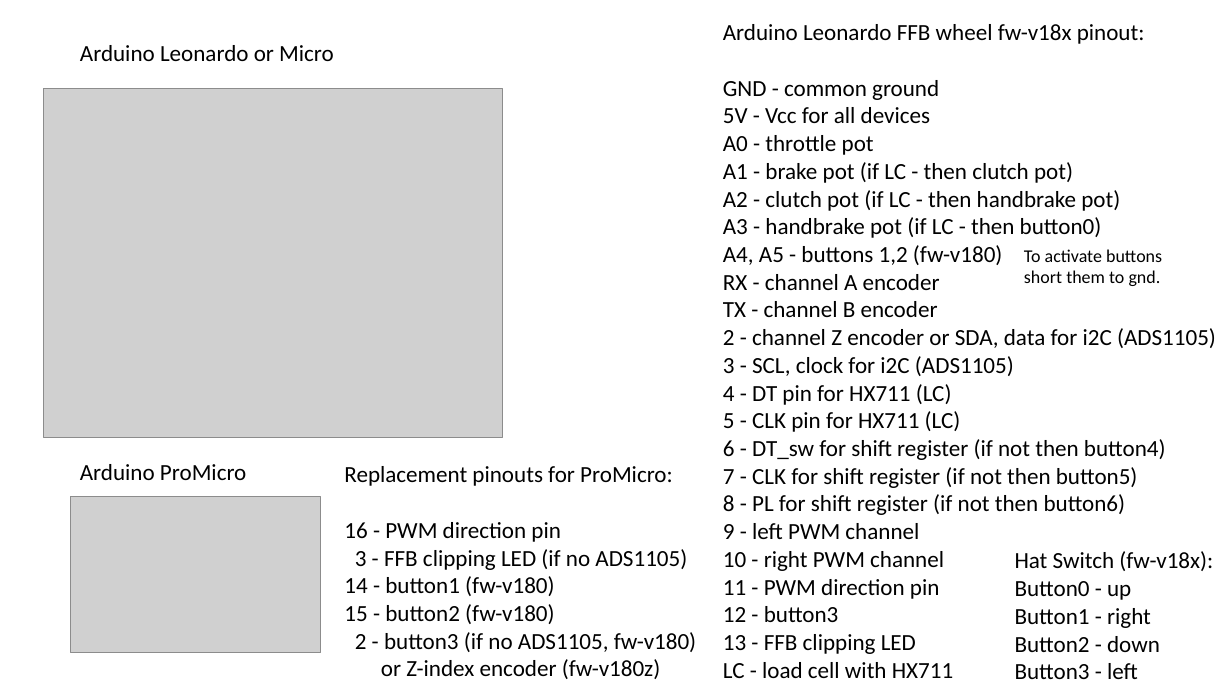
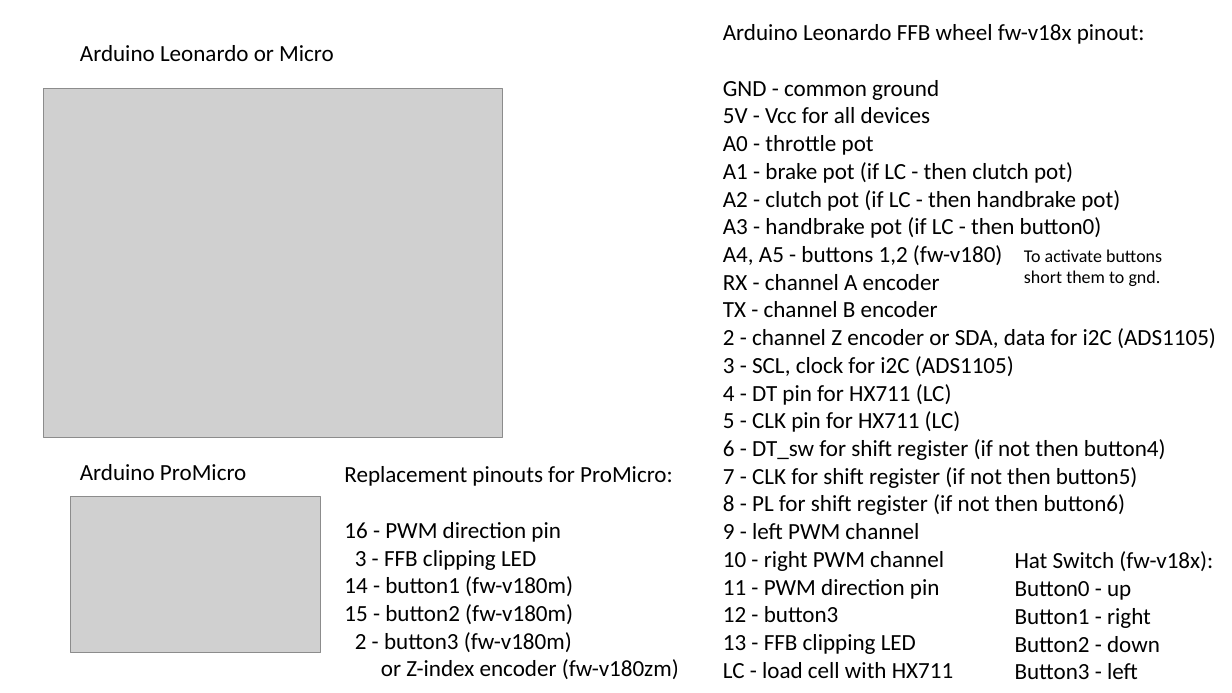
Before and after one commit to ranenbg/Arduino-FFB-wheel, a slide deck: slide 1 of brWheel_my/Firmware-v18x pinout.pptx. Drawn at 1232x693 pixels with LibreOffice and Linux fonts; fonts in the diff are those of the drawing; grey boxes stand for pictures. Boxes give left, top, right and bottom in pixels: in the first picture for what was removed or moved away, otherwise in the second. Text is boxed around its words. In the diff, an @@ line names an element or a change of style, - is before the commit and + after.

```diff
--- a/brWheel_my/Firmware-v18x pinout.pptx
+++ b/brWheel_my/Firmware-v18x pinout.pptx
@@ text at [344, 550, 679, 679]: text changed @@
-3 - FFB clipping LED (if no ADS1105)
-14 - button1 (fw-v180)
-15 - button2 (fw-v180)
-2 - button3 (if no ADS1105, fw-v180)
-or Z-index encoder (fw-v180z)
+3 - FFB clipping LED
+14 - button1 (fw-v180m)
+15 - button2 (fw-v180m)
+2 - button3 (fw-v180m)
+or Z-index encoder (fw-v180zm)
```
Also in this commit, not shown: 1 other file.
